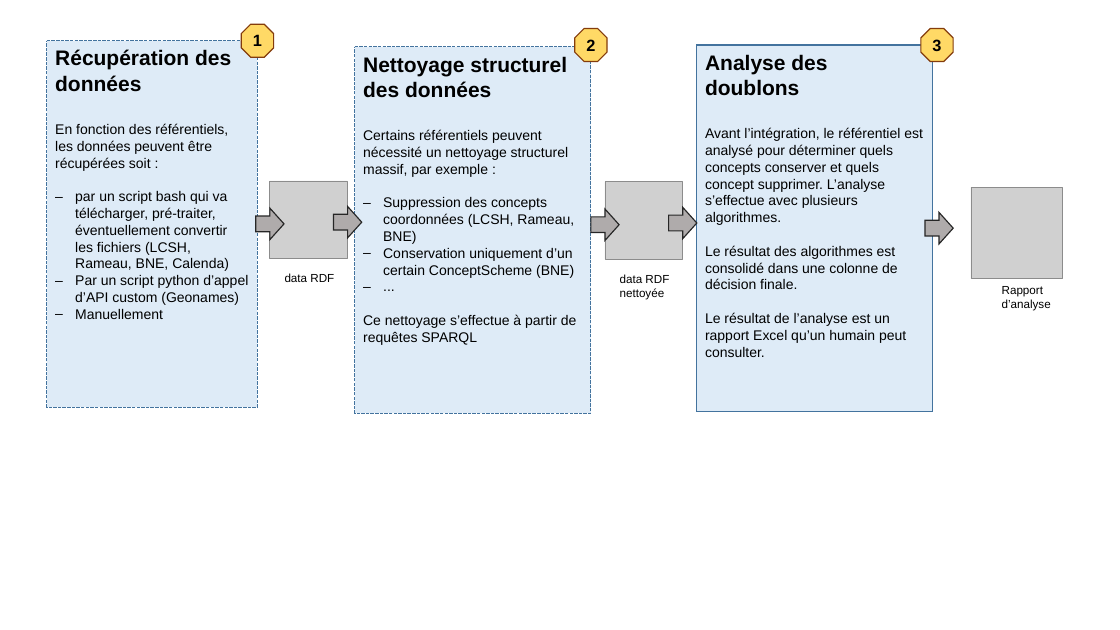
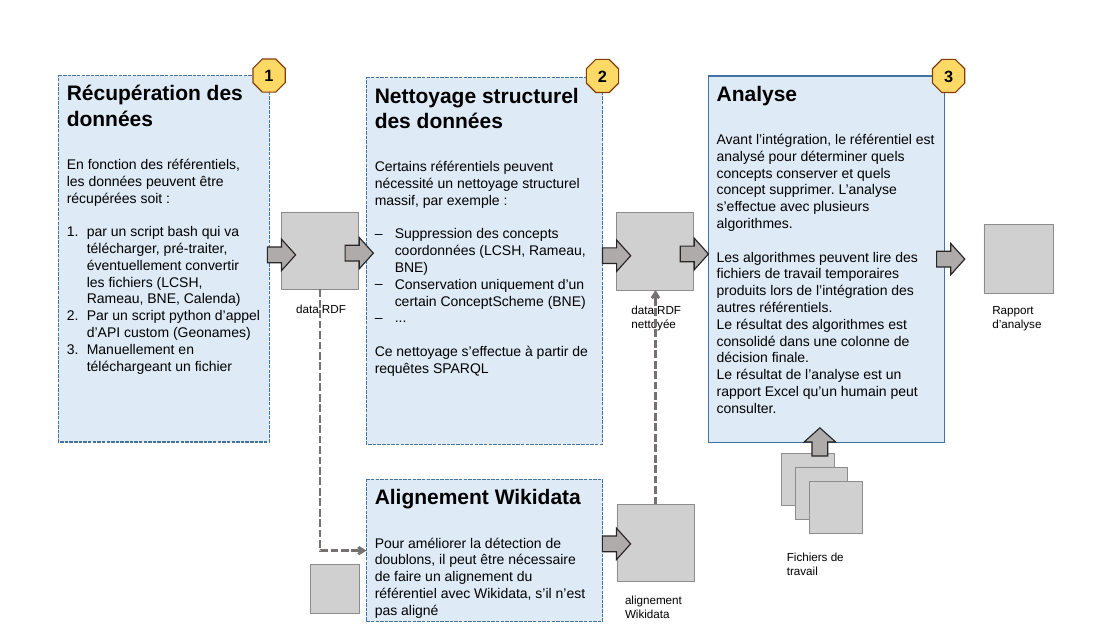
Before and after one commit to sparna-git/isidore-referentiels, a slide deck: slide 2 of documentation/documentation.pptx (slide 3 before the commit). Drawn at 1120x630 pixels with LibreOffice and Linux fonts; fonts in the diff are those of the drawing; grey boxes stand for pictures. Boxes give left, top, right and bottom in pixels: in the first picture for what was removed or moved away, otherwise in the second. Text is boxed around its words. In the diff, an @@ line names an element or a change of style, - is before the commit and + after.

```diff
--- a/documentation/documentation.pptx
+++ b/documentation/documentation.pptx
@@ octagon "1" moved from (x1=241, y1=24, x2=273, y2=57) to (x1=253, y1=59, x2=285, y2=92) @@
@@ rectangle "Récupération des données" moved from (x1=47, y1=41, x2=258, y2=408) to (x1=59, y1=76, x2=270, y2=442) @@
@@ text in rectangle at (x1=717, y1=85, x2=797, y2=105): text changed @@
-Analyse des doublons
+Analyse
@@ text in rectangle at (x1=87, y1=226, x2=260, y2=340): bullet – to 1. @@
@@ 5 right arrows, 2 pictures, 2 rectangles, 2 texts, 2 octagons moved together from (x1=256, y1=29, x2=954, y2=413) to (x1=267, y1=60, x2=965, y2=444) @@
@@ picture resized from (x1=971, y1=187, x2=1063, y2=279) to (x1=984, y1=224, x2=1053, y2=293) @@
@@ text in rectangle at (x1=717, y1=252, x2=918, y2=312): paragraph added @@
+Les algorithmes peuvent lire des fichiers de travail temporaires produits lors de l’intégration des autres référentiels.
@@ elbow arrow added from (320, 289) to (366, 551), #767171 2.25 pt dashed @@
@@ elbow arrow added from (655, 505) to (655, 290), #767171 2.25 pt dashed @@
@@ text "Rapport d’analyse" moved from (x1=1002, y1=286, x2=1051, y2=311) to (x1=992, y1=306, x2=1041, y2=331) @@
@@ text in rectangle at (x1=87, y1=344, x2=232, y2=374): text changed @@
-– Manuellement
+3. Manuellement en téléchargeant un fichier
@@ right arrow added at (x1=805, y1=427, x2=836, y2=456), fill #AFABAB, outline #262626 1 pt @@
@@ picture added at (x1=781, y1=453, x2=834, y2=506) @@
@@ picture added at (x1=796, y1=467, x2=849, y2=520) @@
@@ rectangle added at (x1=366, y1=480, x2=602, y2=622), fill #DEEBF7, outline #43739E 1 pt dashed, 12 pt, text #000000 @@
+Alignement Wikidata
+Pour améliorer la détection de doublons, il peut être nécessaire de faire un alignement du référentiel avec Wikidata, s’il n’est pas aligné
@@ picture added at (x1=618, y1=505, x2=695, y2=582) @@
@@ picture added at (x1=809, y1=481, x2=862, y2=534) @@
@@ right arrow added at (x1=602, y1=528, x2=631, y2=560), fill #AFABAB, outline #262626 1 pt @@
@@ picture added at (x1=310, y1=565, x2=360, y2=613) @@
@@ text added at (x1=787, y1=552, x2=844, y2=575), 10 pt, text #000000 @@
+Fichiers de travail
@@ text added at (x1=625, y1=595, x2=682, y2=618), 10 pt, text #000000 @@
+alignement Wikidata
```
Also in this commit, not shown: 4 other slides changed, 1 slide added, 4 other files.
